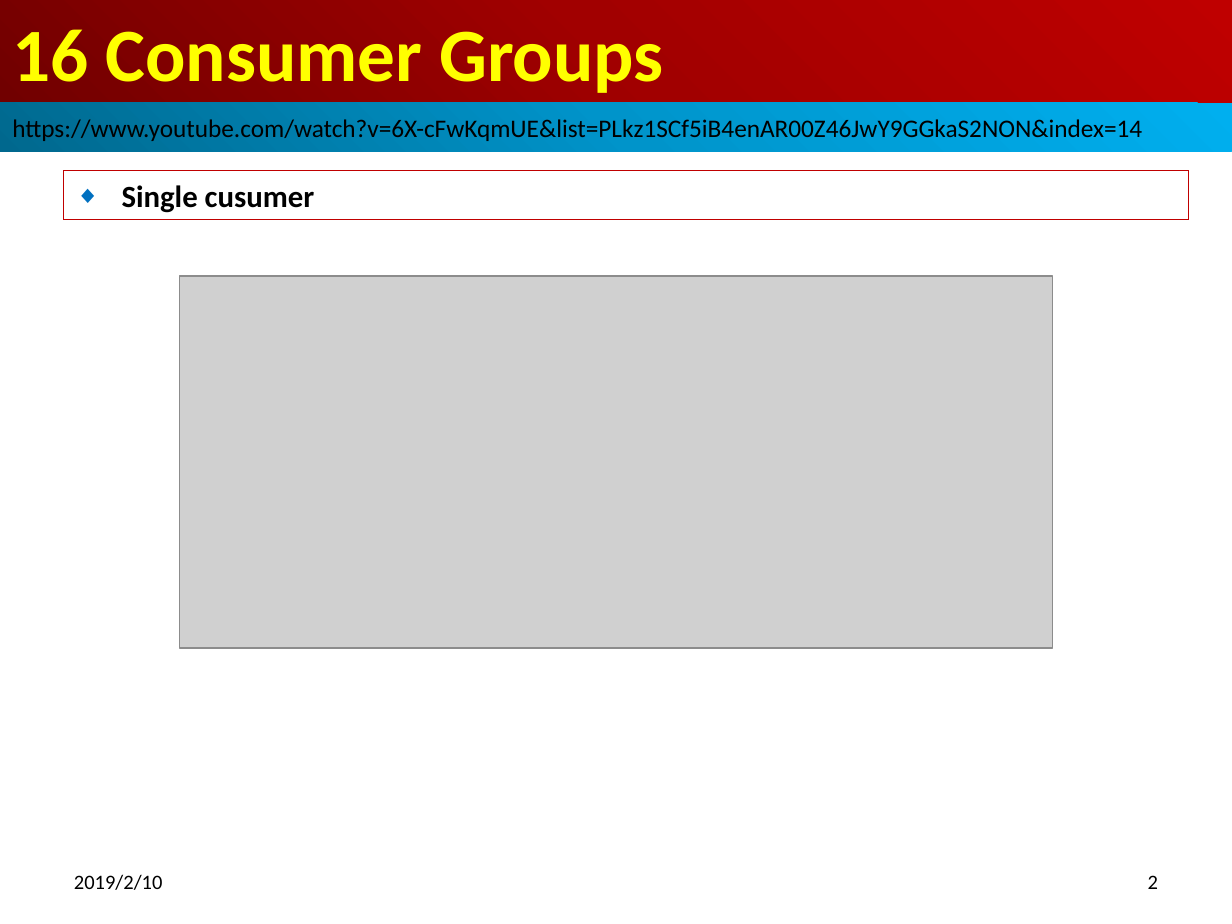
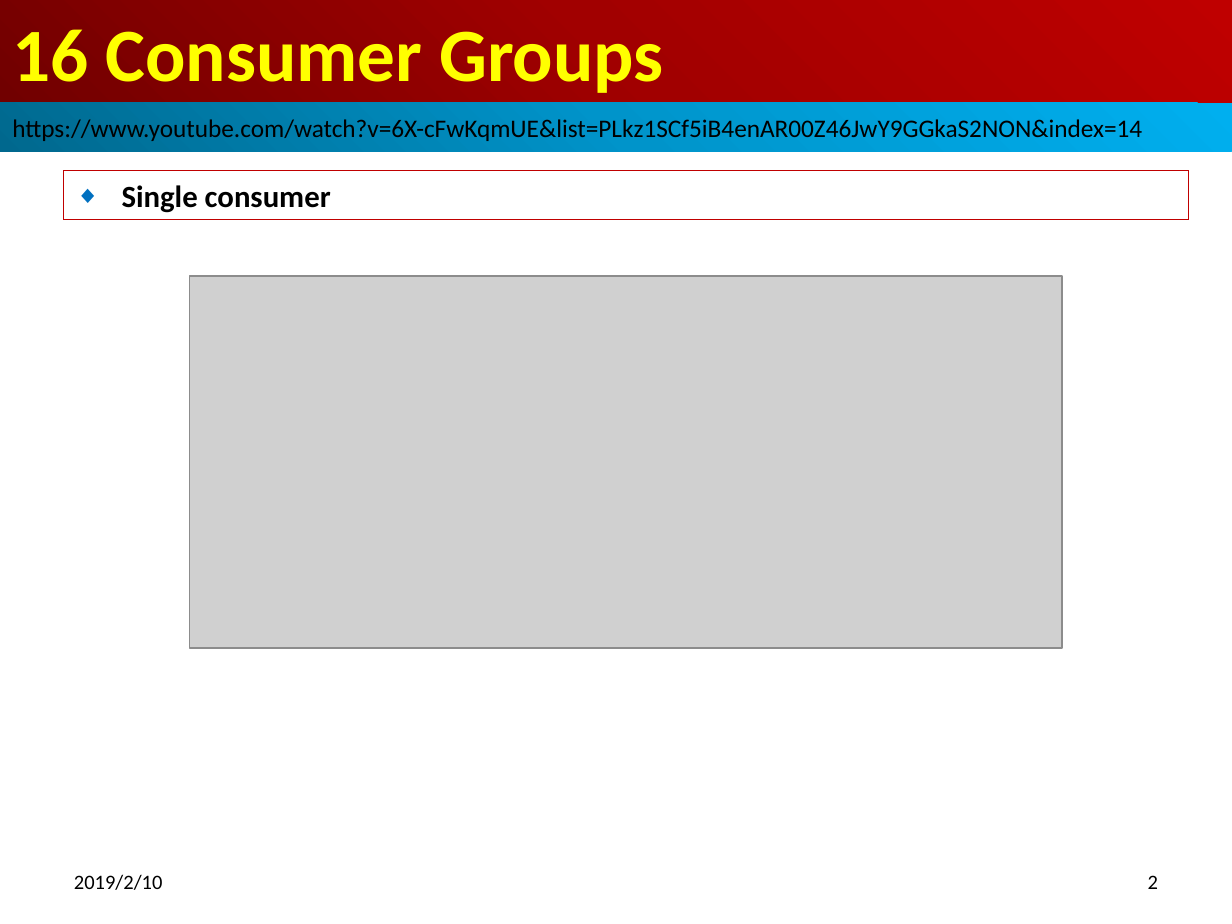
Before and after one commit to peterhchen/100-kafka-example, a slide deck: slide 2 of 15_Ch16_ConsumerGroup.pptx. Drawn at 1232x924 pixels with LibreOffice and Linux fonts; fonts in the diff are those of the drawing; grey boxes stand for pictures. Boxes give left, top, right and bottom in pixels: in the first picture for what was removed or moved away, otherwise in the second. Text is boxed around its words. In the diff, an @@ line names an element or a change of style, - is before the commit and + after.

Commit message:
Create consumer

```diff
--- a/15_Ch16_ConsumerGroup.pptx
+++ b/15_Ch16_ConsumerGroup.pptx
@@ subtitle at (122, 185, 331, 213): text changed @@
-◆ Single cusumer
+◆ Single consumer
@@ picture: place and size @@
-picture at (180, 276, 1052, 648)
+picture at (190, 276, 1062, 648)
```
Also in this commit, not shown: 1 other file.
